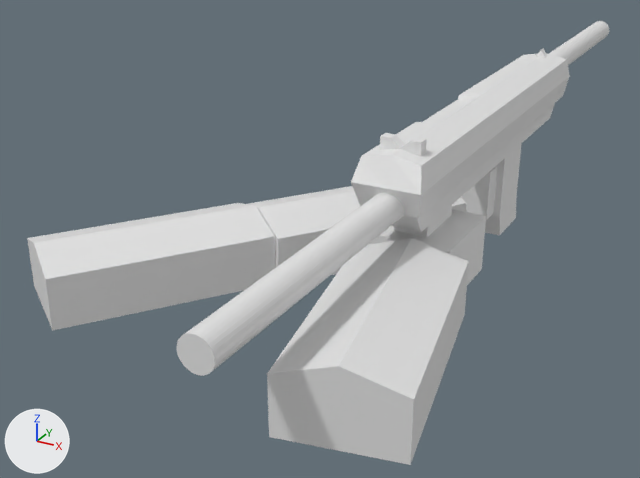
One commit to the Blender file Waypoints/rifle.blend: the scene before it, then after it.
One viewpoint serves both versions: a camera (50 mm lens) standing at (2.04, -5.37, 2.09) and looking at (-1.14, 0.41, -0.8). The lights are fixed; the arrows at lower left show +X, +Y and +Z.
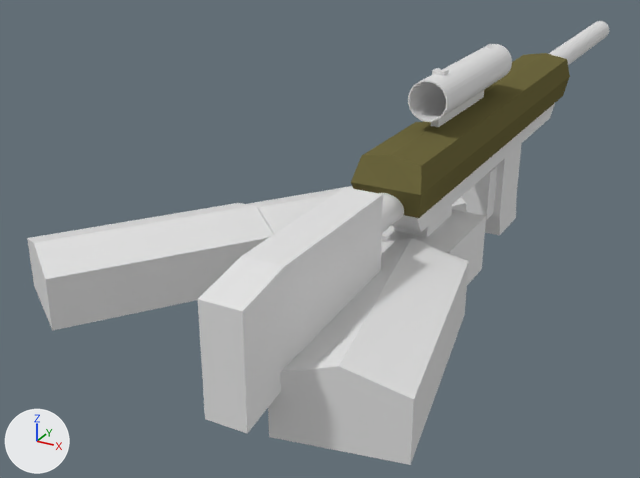
What differs and where, as boxes (x1, y1, x2, y2) in the pictures (640 x 478 px):
'Cube.013', added: after (198, 187, 383, 433)
'Cube.006', recoloured: (351, 53, 570, 218) in both
'Cylinder.001', moved: before (177, 193, 404, 376); after (379, 193, 404, 233)
'Cylinder.002', added: after (408, 44, 512, 122)
'Cube.008', moved, rescaled: before (380, 133, 426, 156); after (432, 68, 449, 76)
'Cube.015', added: after (431, 90, 484, 127)

Patch to the scene script:
```diff
--- a/Waypoints/rifle.blend.py
+++ b/Waypoints/rifle.blend.py
@@ mat_material_001 @@
+mat_material_001 = diffuse_material('Material.001')
+mat_material_001.base_color = (0.16, 0.142, 0.0517)  # dark yellow #6f6940
@@ me_cube_006 @@
 me_cube_006.from_pydata(...)  # 40 vertices, 38 faces; spans x -1.14..1.21, y -1.05..1.0, z -1.0..1.0
+me_cube_006.materials.append(mat_material_001)  # dark yellow #6f6940
@@ me_cube_016 @@
+me_cube_016.from_pydata(...)  # 12 vertices, 10 faces; spans x -1.0..1.0, y -21.1..1.0, z -29.6..-11.1
@@ me_cube_014 @@
+me_cube_014.from_pydata(...)  # 16 vertices, 14 faces; spans x -1.0..1.0, y -1.0..1.21, z -1.0..1.0
@@ me_cylinder_002 @@
+me_cylinder_002.from_pydata(...)  # 224 vertices, 224 faces; spans x -1.0..1.0, y -1.0..1.0, z -1.0..1.17
@@ ob_cube_008 @@
 ob_cube_008 = bpy.data.objects.new('Cube.008', me_cube_008)
-ob_cube_008.location = (0.0, -0.621, 0.453)
-ob_cube_008.scale = (0.134, 0.0393, 0.0525)
+ob_cube_008.location = (-0.001, -0.061, 0.788)
+ob_cube_008.scale = (0.0402, 0.0401, 0.0153)
@@ ob_cylinder_001 @@
 ob_cylinder_001 = bpy.data.objects.new('Cylinder.001', me_cylinder_001)
-ob_cylinder_001.location = (0.006, -1.492, 0.129)
+ob_cylinder_001.location = (0.006, -1.144, 0.129)
 ob_cylinder_001.rotation_euler = (1.571, 0.0, 0.0)  # degrees (90, 0, 0)
@@ ob_cube_015 @@
+ob_cube_015 = bpy.data.objects.new('Cube.015', me_cube_016)
+ob_cube_015.location = (-0.001, 0.731, 0.698)
+ob_cube_015.scale = (0.0261, 0.0401, 0.0153)
@@ ob_cube_013 @@
+ob_cube_013 = bpy.data.objects.new('Cube.013', me_cube_014)
+ob_cube_013.location = (0.0, -1.858, 0.02)
+ob_cube_013.rotation_euler = (4.712, 0.0, 0.0)  # degrees (270, 0, 0)
+ob_cube_013.scale = (0.119, 0.318, 0.71)
@@ ob_cylinder_002 @@
+ob_cylinder_002 = bpy.data.objects.new('Cylinder.002', me_cylinder_002)
+ob_cylinder_002.location = (0.007, 0.424, 0.649)
+ob_cylinder_002.rotation_euler = (1.571, 0.0, 0.0)  # degrees (90, 0, 0)
+ob_cylinder_002.scale = (0.132, 0.132, 0.598)
```
